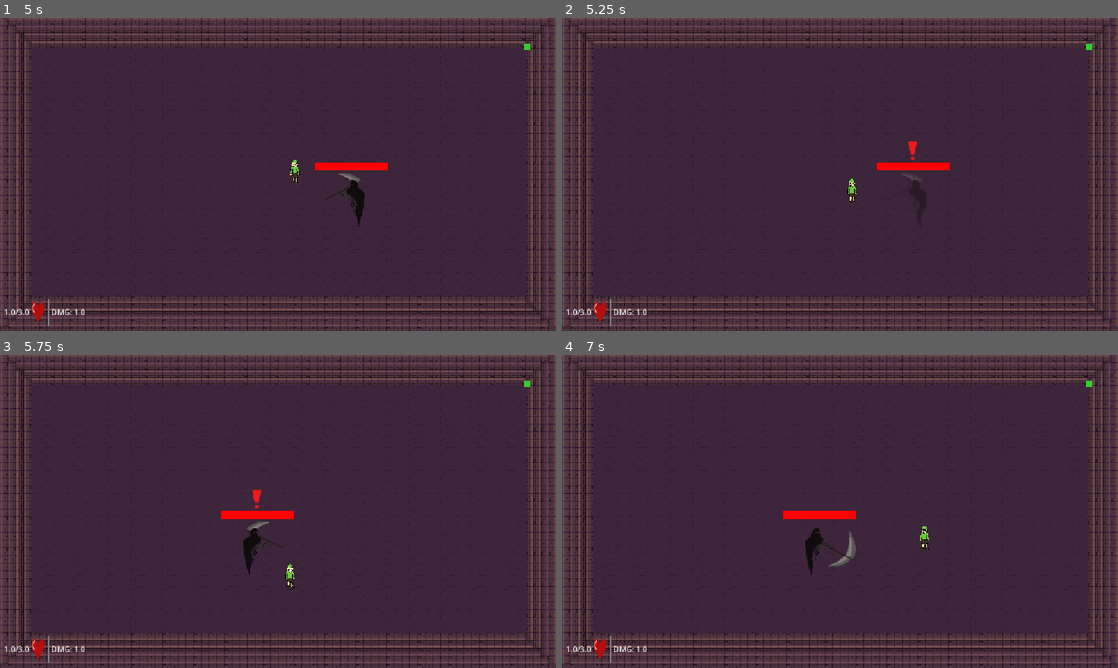
Above: before the commit, frames 1-4 (two rows, left to right).
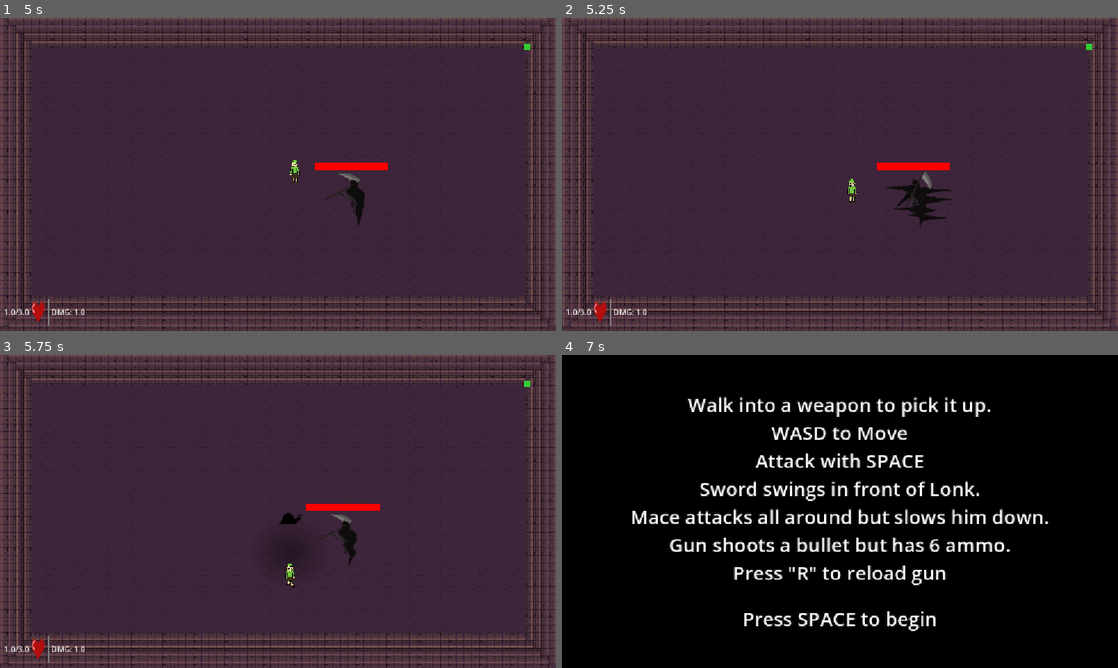
Above: after the commit, the same moments.

Repository: aradaynt/ZeldaRogueLite
Game: Godot game, scene res://scenes/treasure_room_1.tscn
Same seed, same stepped clock (60 frames per second), same inputs: the game is played once before the commit and once after it. This scene is started directly instead of the project's main scene. The engine's default icon, where the game draws it, is replaced by a stand-in: a white triangle on a blue panel in a dark square.
Inputs:
- Up to frame 1 (5 s): tap Enter (ui_accept) at 0.5, 0.77, 1.52, 3.02, 3.77, 4.52 s; hold Right (ui_right) 0.53-1.28 s; hold E (attack) 0.53-1.28 s; hold Down (ui_down) 1.28-2.03 s; tap E (attack) at 1.35, 2.85, 4.35 s; hold Right (ui_right) 2.03-2.78 s; hold E (attack) 2.03-2.78 s; hold Up (ui_up) 2.78-3.53 s; hold E (attack) 3.53-4.28 s; hold Left (ui_left) from 3.53 s (still down); tap R (reload) at 4.15 s
- Up to frame 2 (5.25 s): release Left (ui_left) at 5.03 s; hold Down (ui_down) from 5.03 s (still down); hold E (attack) from 5.03 s (still down)
- Up to frame 3 (5.75 s): keep holding Down (ui_down); keep holding E (attack)
- Up to frame 4 (7 s): release Down (ui_down) at 5.78 s; release E (attack) at 5.78 s; hold Right (ui_right) 5.78-6.53 s; tap E (attack) at 5.85 s; tap Enter (ui_accept) at 6.02, 6.77 s; tap Space at 6.5 s; hold Up (ui_up) from 6.53 s (still down); hold E (attack) from 6.53 s (still down)

Frame 1 is identical in both runs. In frame 2, 0.6% of the frame differs, in the area x 58-71%, y 39-67%; in frame 3, 1.4%; in frame 4, 99%, in the area x 0-100%, y 0-100%.

Commit message:
Removed Boss Teleport attack, unfair. Added Boss Slowing attack, via area (circle) of slow.

Diff:
--- /dev/null
+++ b/scenes/ShadowZone.tscn
@@ -0,0 +1,35 @@
+[gd_scene load_steps=6 format=3 uid="uid://bo2ijsuuj7vw8"]
+
+[ext_resource type="Script" uid="uid://magxkwggc1ce" path="res://scripts/shadow_zone.gd" id="1_31cvu"]
+[ext_resource type="Texture2D" uid="uid://dxtfom6dcw65y" path="res://assets/images/slow.png" id="2_31cvu"]
+
+[sub_resource type="Gradient" id="Gradient_h4kl2"]
+colors = PackedColorArray(1, 1, 1, 1, 1, 1, 1, 0)
+
+[sub_resource type="GradientTexture2D" id="GradientTexture2D_sga4i"]
+gradient = SubResource("Gradient_h4kl2")
+fill = 1
+fill_from = Vector2(0.5, 0.5)
+fill_to = Vector2(0.8, 0.8)
+
+[sub_resource type="CircleShape2D" id="CircleShape2D_044py"]
+radius = 77.05842
+
+[node name="ShadowZone" type="Area2D"]
+script = ExtResource("1_31cvu")
+
+[node name="Sprite2D" type="Sprite2D" parent="."]
+position = Vector2(-0.49999475, 1.0000086)
+scale = Vector2(3.140625, 2.875)
+texture = SubResource("GradientTexture2D_sga4i")
+
+[node name="CollisionShape2D" type="CollisionShape2D" parent="."]
+shape = SubResource("CircleShape2D_044py")
+
+[node name="DangerIcon" type="Sprite2D" parent="."]
+position = Vector2(0, -69)
+scale = Vector2(1.5666667, 1.5666667)
+texture = ExtResource("2_31cvu")
+
+[connection signal="body_entered" from="." to="." method="_on_body_entered"]
+[connection signal="body_exited" from="." to="." method="_on_body_exited"]
--- a/scenes/boss.tscn
+++ b/scenes/boss.tscn
@@ -454,7 +454,7 @@
 }],
 "loop": false,
 "name": &"skill1",
-"speed": 5.0
+"speed": 30.0
 }, {
 "frames": [{
 "duration": 1.0,
@@ -497,7 +497,7 @@
 [node name="AnimatedSprite2D" type="AnimatedSprite2D" parent="."]
 scale = Vector2(0.6, 0.6)
 sprite_frames = SubResource("SpriteFrames_xd8r6")
-animation = &"attacking"
+animation = &"skill1"
 autoplay = "idle"
 
 [node name="CollisionShape2D" type="CollisionShape2D" parent="." groups=["enemy"]]
--- a/scripts/boss.gd
+++ b/scripts/boss.gd
@@ -6,7 +6,7 @@
 
 var player = null
 
-enum State {CHASE, TELEGRAPH, ATTACK, SUMMON, TELEPORT_OUT, TELEPORT_IN, BULLET_RING}
+enum State {CHASE, TELEGRAPH, ATTACK, SUMMON, BULLET_RING}
 var current_state = State.CHASE
 var attack_range = 60.0
 
@@ -23,6 +23,7 @@
 var spirit_scene = preload("res://scenes/spirit.tscn")
 var reward_scene = preload("res://scenes/final_Reward.tscn")
 var bullet_scene = preload("res://scenes/bullet.tscn")
+var shadow_zone_scene = preload("res://scenes/ShadowZone.tscn")
 var is_dying = false
 
 @onready var health_bar = $ProgressBar
@@ -73,7 +74,7 @@
 				if global_position.distance_to(player.global_position) < attack_range:
 					start_attack()
 
-		State.TELEGRAPH, State.ATTACK, State.SUMMON, State.BULLET_RING, State.TELEPORT_OUT, State.TELEPORT_IN:
+		State.TELEGRAPH, State.ATTACK, State.SUMMON, State.BULLET_RING:
 			velocity = Vector2.ZERO
 
 	move_and_slide()
@@ -100,55 +101,27 @@
 func trigger_special_attack():
 	special_timer = 0.0
 	if randf() > 0.5:
-		start_teleport()
+		start_shadow_zone()
 	else:
 		start_bullet_ring()
 
-func start_teleport():
-	current_state = State.TELEPORT_OUT
-	danger_icon.visible = true
-
-	var tween = create_tween()
-	tween.tween_property(anim, "modulate:a", 0.0, 0.4)
-
-	await tween.finished
-	if current_hp <= 0 or current_state != State.TELEPORT_OUT: return
-
-	danger_icon.visible = false
-
-	var direction_to_player = (player.global_position - global_position).normalized()
-	var teleport_distance = 70.0
-
-	var target_position = player.global_position + (direction_to_player * teleport_distance)
-
-	var space_state = get_world_2d().direct_space_state
-	var query = PhysicsRayQueryParameters2D.create(player.global_position, target_position)
-
-	query.exclude = [self, player]
-
-	var result = space_state.intersect_ray(query)
-
-	if result:
-		target_position = player.global_position - (direction_to_player * teleport_distance)
-
-	global_position = target_position
-	var new_direction_to_player = (player.global_position - global_position).normalized()
-	anim.flip_h = new_direction_to_player.x < 0
-
-	if anim.flip_h:
-		$ScytheHitbox.position.x = -abs($ScytheHitbox.position.x)
-	else:
-		$ScytheHitbox.position.x = abs($ScytheHitbox.position.x)
-
-	current_state = State.TELEPORT_IN
-
-	var tween2 = create_tween()
-	tween2.tween_property(anim, "modulate:a", 1.0, 0.2)
-
-	await tween2.finished
-	if current_hp <= 0 or current_state != State.TELEPORT_IN: return
-
-	start_attack()
+func start_shadow_zone():
+	current_state = State.TELEGRAPH
+	anim.play("skill1")
+
+	await get_tree().create_timer(0.5).timeout
+
+	if current_hp <= 0: return
+
+	var zone = shadow_zone_scene.instantiate()
+	zone.global_position = player.global_position
+	get_tree().current_scene.add_child(zone)
+
+	if anim.is_playing() and anim.animation == "skill1":
+		await anim.animation_finished
+
+	if current_hp > 0:
+		current_state = State.CHASE
 
 func start_bullet_ring():
 	current_state = State.BULLET_RING
--- a/scripts/combat_room_6.gd
+++ /dev/null
@@ -1,42 +0,0 @@
-extends Node2D
-
-# Drag your two Marker2D nodes in here
-@onready var marker_left = $SpawnMarkerLeft
-@onready var marker_right = $SpawnMarkerRight
-@onready var choice_label = $ChoiceLabel
-
-# We will store the actual items here once they spawn
-var item_left = null
-var item_right = null
-var choice_made = false
-
-func _ready():
-	# 1. Spawn your two items here!
-	# (Replace these paths with however your game normally spawns random loot)
-	var random_item_1 = load("res://scenes/weapons/sword_pickup.tscn").instantiate()
-	var random_item_2 = load("res://scenes/weapons/gun_pickup.tscn").instantiate()
-
-	# 2. Add them to the markers
-	marker_left.add_child(random_item_1)
-	marker_right.add_child(random_item_2)
-
-	# 3. Save them to our variables so the referee can watch them
-	item_left = random_item_1
-	item_right = random_item_2
-
-func _process(_delta):
-	# Stop checking if the choice is made, or if the items haven't spawned yet
-	if choice_made or item_left == null or item_right == null:
-		return
-
-	# Check if Lonk took the LEFT item
-	if not is_instance_valid(item_left) and is_instance_valid(item_right):
-		item_right.queue_free() # Delete the other item!
-		choice_label.text = "A wise choice..."
-		choice_made = true
-
-	# Check if Lonk took the RIGHT item
-	elif not is_instance_valid(item_right) and is_instance_valid(item_left):
-		item_left.queue_free() # Delete the other item!
-		choice_label.text = "A wise choice..."
-		choice_made = true
--- a/scripts/player.gd
+++ b/scripts/player.gd
@@ -1,6 +1,7 @@
 extends CharacterBody2D
 
 const SPEED = 200.0
+var speed_multiplier = 1.0
 
 enum Weapon {NONE, SWORD, MACE, GUN}
 var current_weapon = Weapon.NONE
@@ -68,7 +69,7 @@
 				$AnimatedSprite2D.play("walking_mace")
 			Weapon.GUN:
 				$AnimatedSprite2D.play("walking_gun")
-		velocity = direction * current_speed
+		velocity = direction * current_speed * speed_multiplier
 	else:
 		match current_weapon:
 			Weapon.NONE:
--- /dev/null
+++ b/scripts/shadow_zone.gd
@@ -0,0 +1,36 @@
+extends Area2D
+
+var damage = 2.0
+var is_active = false
+
+@onready var sprite = $Sprite2D
+@onready var danger_icon = $DangerIcon
+
+func _ready():
+	danger_icon.visible = true
+	sprite.modulate = Color(0, 0, 0, 0.4)
+
+	await get_tree().create_timer(0.2).timeout
+	is_active = true
+
+	for body in get_overlapping_bodies():
+		if body.name == "Player":
+			body.speed_multiplier = 0.4
+
+	await get_tree().create_timer(8.0).timeout
+
+	for body in get_overlapping_bodies():
+		if body.name == "Player":
+			body.speed_multiplier = 1.0
+
+	queue_free()
+
+
+func _on_body_entered(body: Node2D) -> void:
+	if is_active and body.name == "Player":
+		body.speed_multiplier = 0.4
+
+
+func _on_body_exited(body: Node2D) -> void:
+	if body.name == "Player":
+		body.speed_multiplier = 1.0
Binary file added: assets/images/slow.png
Not shown, added: assets/images/slow.png.import
Not shown, removed: scripts/combat_room_6.gd.uid
Not shown, added: scripts/shadow_zone.gd.uid
